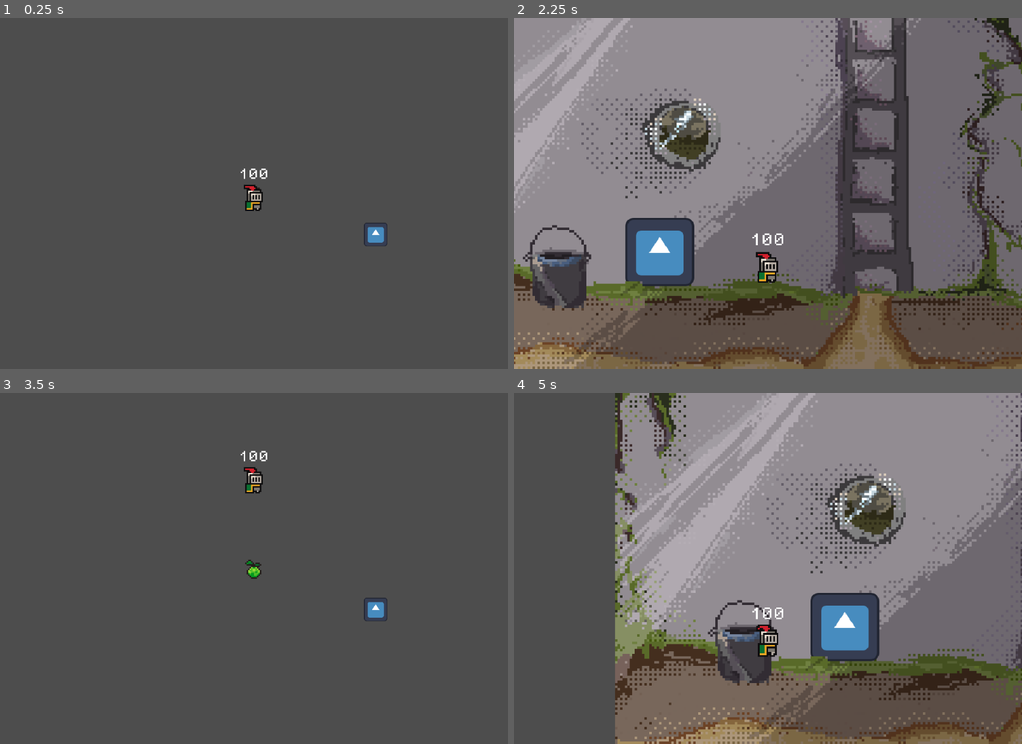
Above: before the commit, frames 1-4 (two rows, left to right).
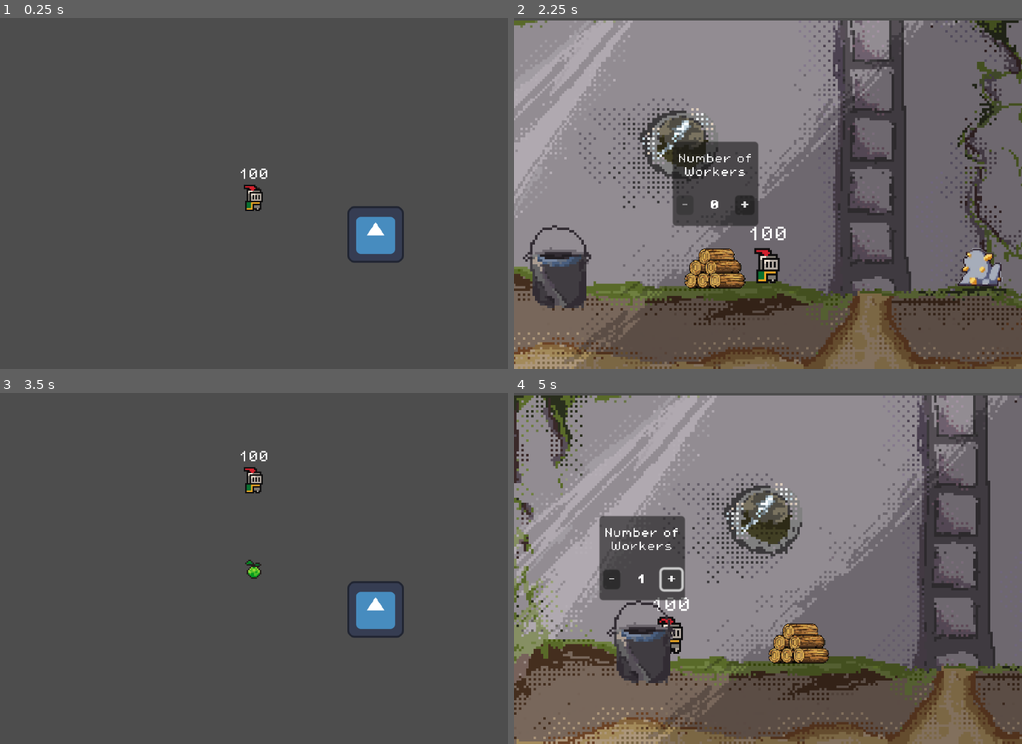
Above: after the commit, the same moments.

Repository: Manas-Goyal-1/The-Last-Five
Game: Godot game, scene res://scenes/game.tscn
The game is run twice, just before and just after one commit, with the same random seed, the same clock (stepped at 60 frames per second) and the same inputs. The engine's default icon, where the game draws it, is replaced by a stand-in: a white triangle on a blue panel in a dark square.
Inputs (mouse positions are in pixels of both pictures, inside the frame that each line leads up to):
- Up to frame 1 (0.25 s): no input
- Up to frame 2 (2.25 s): move the mouse to (879, 175) at 0.52 s; hold D (right) 0.53-1.28 s; right-click (879, 175) at 0.6 s; move the mouse to (666, 211) at 1.27 s; hold S (down) 1.28-2.03 s; right-click (666, 211) at 1.35 s; move the mouse to (818, 116) at 2.02 s; hold D (right) from 2.03 s (still down); right-click (818, 116) at 2.1 s
- Up to frame 3 (3.5 s): move the mouse to (228, 638) at 2.77 s; release D (right) at 2.78 s; hold W (up) from 2.78 s (still down); right-click (228, 638) at 2.85 s
- Up to frame 4 (5 s): move the mouse to (920, 621) at 3.52 s; release W (up) at 3.53 s; hold A (left) 3.53-4.25 s; right-click (920, 621) at 3.6 s; click (671, 579) at 4.25 s, where only the run after the commit has a clickable "+"

The runs differ from the first frame. In frame 1, 1.0% of the frame differs, in the area x 68-80%, y 53-70%; in frame 2, 22%; in frame 3, 1.0%; in frame 4, 65%, in the area x 0-100%, y 0-100%.

Commit message:
Added all 3 workstations. Inventory works as intended (hopefully lol)

Diff:
--- a/scenes/bunker.tscn
+++ b/scenes/bunker.tscn
@@ -1,13 +1,21 @@
-[gd_scene load_steps=7 format=3 uid="uid://bieueg3gj7nt2"]
+[gd_scene load_steps=11 format=3 uid="uid://bieueg3gj7nt2"]
 
 [ext_resource type="Script" uid="uid://bfxh0vv3b28dm" path="res://scripts/bunker.gd" id="1_cyfgi"]
-[ext_resource type="Texture2D" uid="uid://fy7wfk5qj3g3" path="res://assets/sprites/background2.png" id="2_cyfgi"]
 [ext_resource type="Texture2D" uid="uid://cw52luvy2tv4x" path="res://assets/sprites/ground2.png" id="3_7c24m"]
+[ext_resource type="Texture2D" uid="uid://cbwpr4ivg2c7x" path="res://assets/sprites/Wood.png" id="3_tyiie"]
+[ext_resource type="Texture2D" uid="uid://csnmgi8y1vicj" path="res://assets/sprites/water.png" id="4_6gqei"]
 [ext_resource type="PackedScene" uid="uid://dau2ixn4fhcl0" path="res://scenes/workstation.tscn" id="4_hk1w7"]
-[ext_resource type="Texture2D" uid="uid://62rjt7krfi4b" path="res://icon.svg" id="5_tyiie"]
+[ext_resource type="Texture2D" uid="uid://d1ys78xeb5hpx" path="res://assets/sprites/Mine.png" id="4_tyiie"]
+[ext_resource type="Texture2D" uid="uid://b41wyq1xdpu7s" path="res://assets/sprites/background.png" id="6_hqi4v"]
 
 [sub_resource type="RectangleShape2D" id="RectangleShape2D_6gqei"]
-size = Vector2(28, 27)
+size = Vector2(26, 18)
+
+[sub_resource type="CapsuleShape2D" id="CapsuleShape2D_6gqei"]
+radius = 13.0
+height = 40.0
+
+[sub_resource type="CircleShape2D" id="CircleShape2D_tyiie"]
 
 [node name="Bunker" type="Node2D"]
 script = ExtResource("1_cyfgi")
@@ -16,31 +24,62 @@
 
 [node name="Node2D" type="Node2D" parent="Workers"]
 
+[node name="Node2D4" type="Node2D" parent="Workers"]
+
+[node name="Node2D5" type="Node2D" parent="Workers"]
+
 [node name="Node2D2" type="Node2D" parent="Workers"]
 
 [node name="Node2D3" type="Node2D" parent="Workers"]
 
 [node name="Camera" type="Camera2D" parent="."]
 zoom = Vector2(5, 5)
+limit_left = -125
+limit_right = 125
+limit_smoothed = true
 
 [node name="Workstations" type="Node2D" parent="."]
 
-[node name="Workstation" parent="Workstations" instance=ExtResource("4_hk1w7")]
-position = Vector2(-31, 24)
+[node name="Woodstation" parent="Workstations" instance=ExtResource("4_hk1w7")]
+position = Vector2(-8.16, 30.775)
 
-[node name="Sprite2D" type="Sprite2D" parent="Workstations/Workstation"]
+[node name="Sprite2D" type="Sprite2D" parent="Workstations/Woodstation"]
 scale = Vector2(0.22, 0.22)
-texture = ExtResource("5_tyiie")
+texture = ExtResource("3_tyiie")
 
-[node name="CollisionShape2D" type="CollisionShape2D" parent="Workstations/Workstation"]
-position = Vector2(0, -0.5)
+[node name="CollisionShape2D" type="CollisionShape2D" parent="Workstations/Woodstation"]
 shape = SubResource("RectangleShape2D_6gqei")
+
+[node name="Waterstation" parent="Workstations" instance=ExtResource("4_hk1w7")]
+z_index = 2
+position = Vector2(-72.5, 30.5)
+resource_type = 2
+
+[node name="Sprite2D" type="Sprite2D" parent="Workstations/Waterstation"]
+texture = ExtResource("4_6gqei")
+
+[node name="CollisionShape2D" type="CollisionShape2D" parent="Workstations/Waterstation"]
+shape = SubResource("CapsuleShape2D_6gqei")
+
+[node name="Moneystation" parent="Workstations" instance=ExtResource("4_hk1w7")]
+position = Vector2(100, 30)
+resource_type = 1
+
+[node name="Sprite2D" type="Sprite2D" parent="Workstations/Moneystation"]
+scale = Vector2(0.3, 0.3)
+texture = ExtResource("4_tyiie")
+
+[node name="CollisionShape2D" type="CollisionShape2D" parent="Workstations/Moneystation"]
+position = Vector2(0, 1)
+shape = SubResource("CircleShape2D_tyiie")
 
 [node name="Background" type="Sprite2D" parent="."]
 z_index = -1
-texture = ExtResource("2_cyfgi")
+position = Vector2(-1, 4)
+texture = ExtResource("6_hqi4v")
 
 [node name="Ground" type="StaticBody2D" parent="."]
+z_index = -1
 position = Vector2(0, -20)
 
 [node name="Sprite2D" type="Sprite2D" parent="Ground"]
@@ -48,4 +87,4 @@
 texture = ExtResource("3_7c24m")
 
 [node name="CollisionPolygon2D" type="CollisionPolygon2D" parent="Ground"]
-polygon = PackedVector2Array(-125, 95, -125, 51, -120, 49, -118, 48, -116, 48, -112, 49, -93, 49, -85, 50, -82, 53, -77, 55, -58, 56, -38, 56, -31, 58, -11, 58, -9, 59, -6, 58, -1, 56, 19, 56, 26, 58, 33, 59, 36, 59, 42, 60, 52, 59, 60, 59, 64, 60, 72, 60, 73, 59, 85, 59, 87, 58, 91, 57, 107, 57, 114, 59, 118, 61, 124, 62, 125, 63, 125, 95)
+polygon = PackedVector2Array(-135, 96, -135, -55, -125, -55, -125, 51, -120, 49, -118, 48, -116, 48, -112, 49, -93, 49, -85, 50, -78, 52, -69, 53, -58, 56, -38, 56, -31, 58, -11, 58, -9, 59, -6, 58, -1, 56, 19, 56, 26, 58, 33, 59, 36, 59, 42, 60, 52, 59, 60, 59, 64, 60, 72, 60, 73, 59, 85, 59, 87, 58, 91, 57, 107, 57, 114, 59, 118, 61, 124, 62, 125, 63, 125, -55, 132, -55, 132, 96)
--- a/scenes/weapon_1.tscn
+++ b/scenes/weapon_1.tscn
@@ -11,7 +11,7 @@
 
 [node name="Sprite2D" type="Sprite2D" parent="."]
 position = Vector2(-2.38419e-07, 0)
-scale = Vector2(0.125, 0.125)
+scale = Vector2(0.3, 0.3)
 texture = ExtResource("1_kxgub")
 
 [node name="CollisionShape2D" type="CollisionShape2D" parent="."]
--- a/scenes/workstation.tscn
+++ b/scenes/workstation.tscn
@@ -8,14 +8,15 @@
 script = ExtResource("1_f6vdx")
 
 [node name="Timer" type="Timer" parent="."]
+one_shot = true
 
 [node name="Popup" type="Control" parent="."]
 visible = false
 layout_mode = 3
 anchors_preset = 0
-offset_top = -30.0
-offset_bottom = -30.0
-scale = Vector2(0.4, 0.4)
+offset_top = -35.0
+offset_bottom = -35.0
+scale = Vector2(0.5, 0.5)
 
 [node name="Panel" type="Panel" parent="Popup"]
 layout_mode = 1
--- a/scripts/game_manager.gd
+++ b/scripts/game_manager.gd
@@ -7,7 +7,7 @@
 # Resources for inventory
 var wood = 0
 var money = 0
-var another_resource = 0
+var water = 0
 var workers
 
 ## To manage scenes
@@ -18,7 +18,6 @@
 	show_outside()
 
 	workers = $"../Bunker/Workers".get_children()
-	print(workers)
 
 func _process(delta: float) -> void:
 	if Input.is_action_just_pressed("RightClick"):
--- a/scripts/player.gd
+++ b/scripts/player.gd
@@ -48,9 +48,9 @@
 
 func to_bunker():
 	is_outside = false
-	#position = Vector2(0,50)
 	position = Vector2.ZERO
-	scale = Vector2(0.7, 0.7)
+
+	scale = Vector2(0.8, 0.8)	# So the player looks similar in size in both scenes
 
 func to_outside():
 	is_outside = true
--- a/scripts/workstation.gd
+++ b/scripts/workstation.gd
@@ -1,7 +1,7 @@
 extends Area2D
 
 # Not quite sure how this works, but apparently it only lets the variable be these things
-enum ResourceTypes {WOOD, MONEY, ONE_MORE_THING}
+enum ResourceTypes {WOOD, MONEY, WATER}
 @export var resource_type: ResourceTypes
 @onready var game_manager = get_tree().get_current_scene().get_node("%GameManager")
 @onready var timer: Timer = $Timer
@@ -10,7 +10,7 @@
 @onready var subtract_button: Button = $Popup/Panel/VBoxContainer/HBoxContainer/SubtractButton
 @onready var num_workers_label: Label = $Popup/Panel/VBoxContainer/HBoxContainer/NumWorkersLabel
 @onready var add_button: Button = $Popup/Panel/VBoxContainer/HBoxContainer/AddButton
-
+const MAX_WORKERS = 3
 
 var workers = []
 var wait_time = 9
@@ -20,7 +20,7 @@
 func _on_body_entered(body: Node2D) -> void:
 	# Control UI Thing
 	popup.visible = true
-	_reset_UI()
+	_update()
 
 	# Collect resource
 	if resource_type == ResourceTypes.WOOD:
@@ -28,7 +28,8 @@
 	elif resource_type == ResourceTypes.MONEY:
 		game_manager.money += resource_count
 	else:
-		game_manager.another_resource += resource_count
+		game_manager.water += resource_count
+	#print("Added " + str(resource_count) + " resource")
 	resource_count = 0
 
 
@@ -38,18 +39,19 @@
 
 func _on_subtract_button_pressed() -> void:
 	game_manager.workers.append(workers.pop_back())
-	_reset_UI()
+	_update()
 
 
 func _on_add_button_pressed() -> void:
 	workers.append(game_manager.workers.pop_back())
-	_reset_UI()
+	_update()
 
 
-func _reset_UI():
+func _update():
+	## Updating UI
 	num_workers_label.text = str(workers.size())
 
-	if game_manager.workers.is_empty():
+	if game_manager.workers.is_empty() or workers.size() == MAX_WORKERS:
 		add_button.disabled = true
 	else:
 		add_button.disabled = false
@@ -59,13 +61,18 @@
 	else:
 		subtract_button.disabled = false
 
-	print(add_button.disabled, subtract_button.disabled)
+	## Updating Worker resource stuff
+	_reset_timer()
 
 func _on_timer_timeout() -> void:
 	resource_count += 1
-	if workers.size():	# If no workers, don't produce resource
-		start_timer()
+	#print("Timer Ended: " + str(resource_count))
+	_reset_timer()
 
-func start_timer():
-	timer.wait_time = wait_time - workers.size() * 2
-	timer.start()
+func _reset_timer():
+	if workers.size() != 0:
+		#print("Timer Started")
+		timer.wait_time = wait_time - workers.size() * 2
+		timer.start()
+	else:
+		timer.stop()
Binary file added: assets/sprites/Mine.png
Binary file added: assets/sprites/Wood.png
Binary file added: assets/sprites/background.png
Binary file added: assets/sprites/water.png
